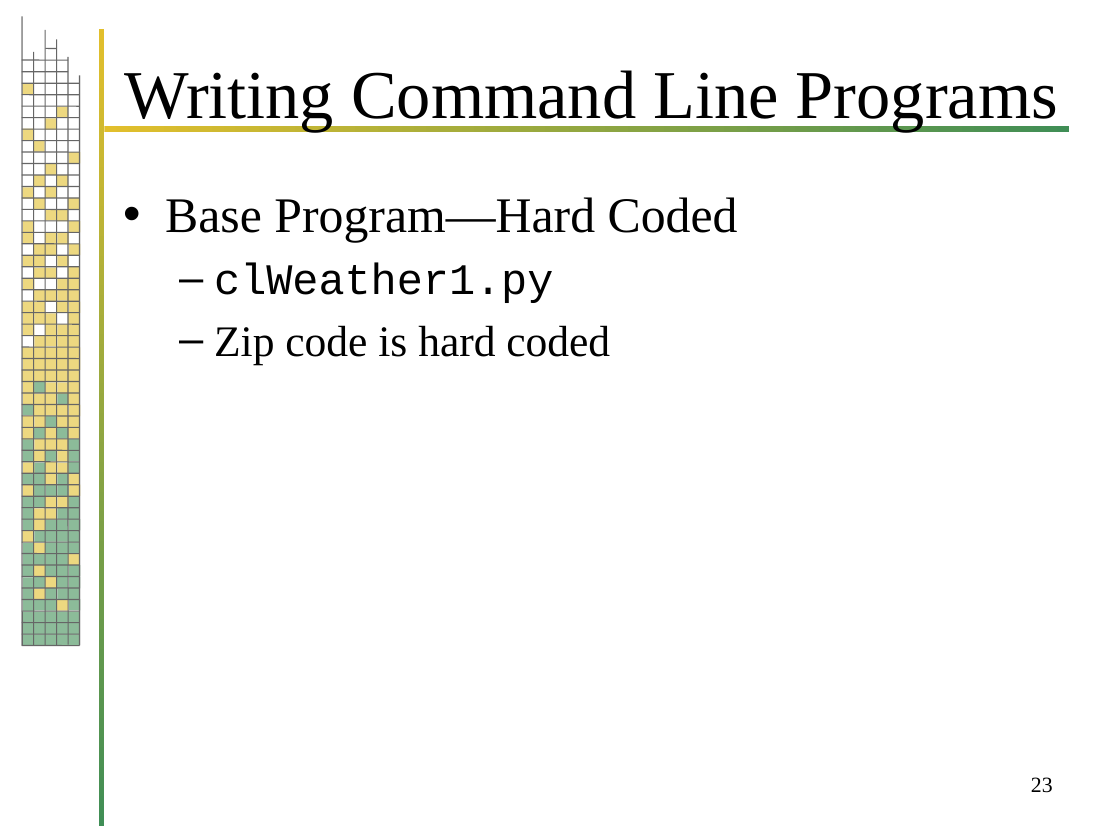
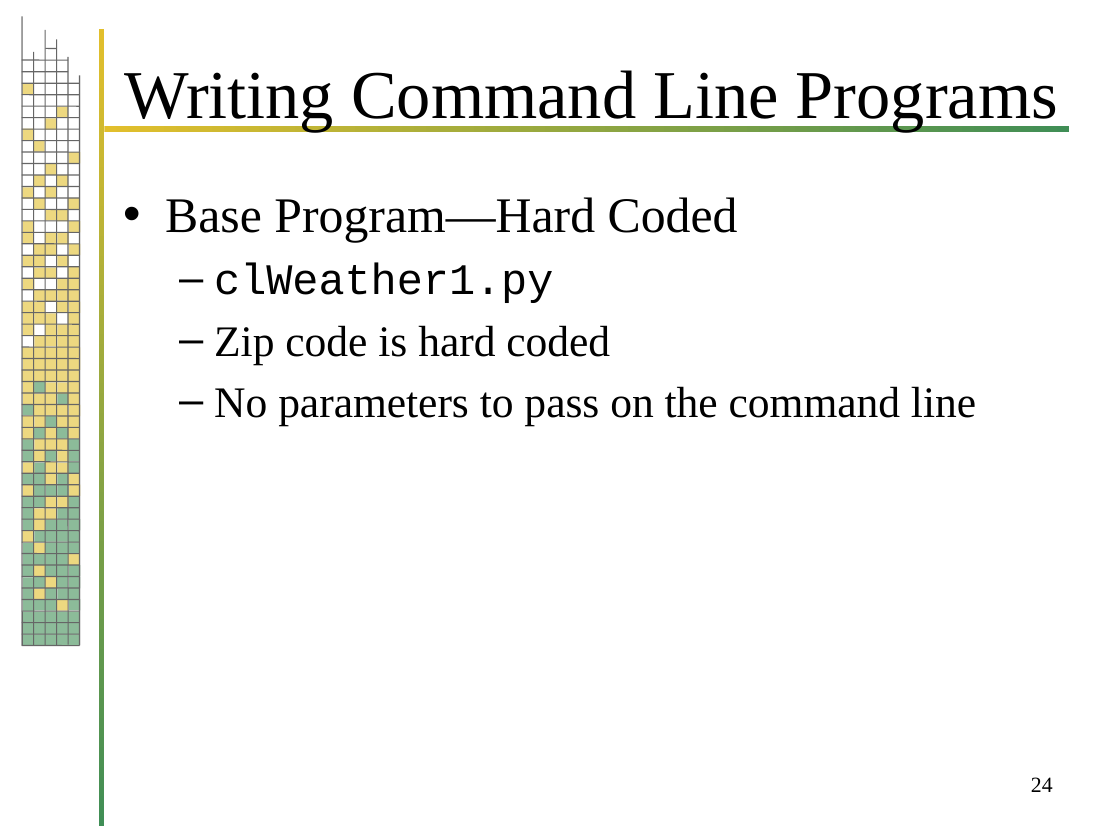
Before and after one commit to evlim/CommandLine, a slide deck: slide 24 of CommandLineProgrammingInPython.pptx (slide 23 before the commit). Drawn at 1120x840 pixels with LibreOffice and Linux fonts; fonts in the diff are those of the drawing; background and template pictures are left out. Boxes give left, top, right and bottom in pixels: in the first picture for what was removed or moved away, otherwise in the second. Text is boxed around its words. In the diff, an @@ line names an element or a change of style, - is before the commit and + after.

```diff
--- a/CommandLineProgrammingInPython.pptx
+++ b/CommandLineProgrammingInPython.pptx
@@ text at bbox=[214, 386, 976, 425]: paragraph added @@
+  – No parameters to pass on the command line
@@ page number at bbox=[1031, 777, 1053, 792]: text changed @@
-23
+24
```
Also in this commit, not shown: 10 other slides changed, 1 slide added.
